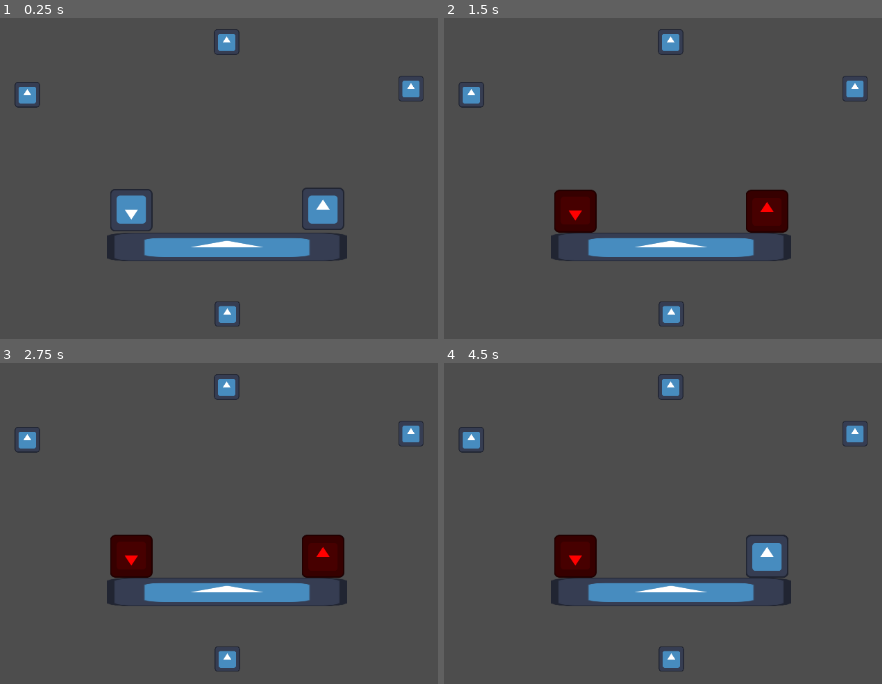
Above: before the commit, frames 1-4 (two rows, left to right).
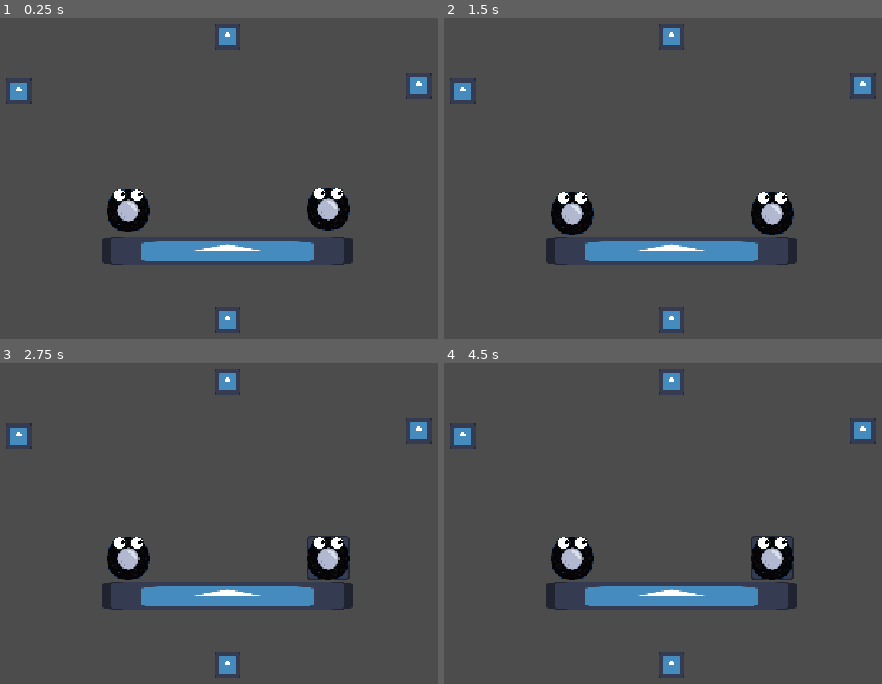
Above: after the commit, the same moments.

Repository: WellHiIGuess/Fight-Game
Game: Godot game, scene res://test.tscn
The game is run twice, just before and just after one commit, with the same random seed, the same clock (stepped at 60 frames per second) and the same inputs. The engine's default icon, where the game draws it, is replaced by a stand-in: a white triangle on a blue panel in a dark square.
Inputs:
- Up to frame 1 (0.25 s): no input
- Up to frame 2 (1.5 s): tap Enter at 1.25 s
- Up to frame 3 (2.75 s): tap Space at 2 s
- Up to frame 4 (4.5 s): tap Enter at 3.5 s; tap Space at 4.25 s

The runs differ from the first frame. In frame 1, 5.4% of the frame differs, in the area x 1-99%, y 1-99%; in frame 2, 5.7%; in frame 3, 5.8%; in frame 4, 5.6%.

Commit message:
I might have to roll back this one :/

Diff:
--- a/HitArea.gd
+++ b/HitArea.gd
@@ -16,7 +16,7 @@
 func _process(delta):
 	if player.dashing && body_in_area != null && player.time_mult == 1.0:
 		body_in_area.hit_velocity += FORCE * player.get_distance(player, body_in_area).normalized()
-		player.hit_velocity = (FORCE / 2.0) * -player.get_distance(player, body_in_area).normalized()
+		player.hit_velocity = (FORCE / 1.5) * -player.get_distance(player, body_in_area).normalized()
 		player.dashing = false
 		body_in_area.dash_stun = body_in_area.DASH_STUN
 		body_in_area.hit_reversed = false
--- a/PlayerBody.gd
+++ b/PlayerBody.gd
@@ -1,10 +1,10 @@
 extends Player
 
 
-var SPEED = 500.0
-var INIT_DASH_SPEED = 2000.0
-var DASH_SPEED = 2000.0
-var JUMP_VELOCITY = -600.0
+var SPEED = 1500.0
+var INIT_DASH_SPEED = 3000.0
+var DASH_SPEED = 3000.0
+var JUMP_VELOCITY = -800.0
 const WALL_JUMP_VELOCITY = 50000.0
 const TRIPLE_JUMP_VELOCITY = -400.0
 const DASH_TIME = 0.5
@@ -14,7 +14,7 @@
 const JUMP_BUFFER = 0.2
 var jump_buffer = 0.0
 
-const COYOTE_TIME = 0.2
+const COYOTE_TIME = 0.13
 var can_coyote = true
 var coyote_time = 0.0
 
@@ -25,7 +25,7 @@
 const PARRY_FORCE = 1400.0
 const PARRY_COOLDOWN = 1.0
 
-const TIME_STOP_BUFFER = 1.0
+const TIME_STOP_BUFFER = 2.5
 const SLOWED_TIME_MULT = 0.25
 const TIME_STOP_COOLDOWN = 5.0
 
@@ -106,7 +106,7 @@
 		Perk.BiggerHitArea:
 			hit_area.scale *= 1.5
 		Perk.HarderDash:
-			hit_area.FORCE *= 1.25
+			hit_area.FORCE *= 1.5
 		Perk.SquareCollider:
 			var rect = RectangleShape2D.new()
 			rect.extents = Vector2(64, 64)
@@ -135,20 +135,21 @@
 	dash_stun = 0.0
 	dash_buffered = false
 	hit_velocity = Vector2.ZERO
+	sprite.rotation = 0
 
 func _process(delta):
-	if can_dash:
-		sprite.modulate.r = 1.0
-		sprite.modulate.g = 0.0
-		sprite.modulate.b = 0.0
-	elif second_dash:
-		sprite.modulate.r = 0.0
-		sprite.modulate.g = 1.0
-		sprite.modulate.b = 0.0
-	else:
-		sprite.modulate.r = 1.0
-		sprite.modulate.g = 1.0
-		sprite.modulate.b = 1.0
+	# if can_dash:
+	# 	sprite.modulate.r = 1.0
+	# 	sprite.modulate.g = 0.0
+	# 	sprite.modulate.b = 0.0
+	# elif second_dash:
+	# 	sprite.modulate.r = 0.0
+	# 	sprite.modulate.g = 1.0
+	# 	sprite.modulate.b = 0.0
+	# else:
+	# 	sprite.modulate.r = 1.0
+	# 	sprite.modulate.g = 1.0
+	# 	sprite.modulate.b = 1.0
 
 	# PARRY
 	if parry_buffer > 0.0:
@@ -223,7 +224,7 @@
 
 func _physics_process(delta):
 	# Add the gravity.
-	if not is_on_floor():
+	if not is_on_floor() && !(is_on_ceiling() && hit_velocity.y < 0):
 		velocity.y += gravity * delta
 
 	# Get the input direction and handle the movement/deceleration.
@@ -368,4 +369,7 @@
 		hit_velocity.y *= -1
 		hit_reversed = true
 
+	if is_on_ceiling() && hit_velocity.y < 0:
+		hit_velocity.y = 0
+
 	position += hit_velocity * delta * time_mult
--- a/StunShotArea.gd
+++ b/StunShotArea.gd
@@ -1,7 +1,7 @@
 class_name StunShotArea
 extends HitArea
 
-const STUN_SHOT_SPEED = 400.0
+const STUN_SHOT_SPEED = 1400.0
 const LIFE_TIME = 5.0
 
 var direction = Vector2.ZERO
--- a/player.tscn
+++ b/player.tscn
@@ -1,7 +1,9 @@
-[gd_scene load_steps=6 format=3 uid="uid://wa3jj7dmxfhq"]
+[gd_scene load_steps=8 format=3 uid="uid://wa3jj7dmxfhq"]
 
 [ext_resource type="Texture2D" uid="uid://b74ynluxn0x3l" path="res://icon.svg" id="1_4ajqq"]
 [ext_resource type="Script" uid="uid://btjvxkmbbtn25" path="res://PlayerBody.gd" id="2_u6w33"]
+[ext_resource type="Script" uid="uid://bkqsvnostqvux" path="res://sprite.gd" id="3_hqtel"]
+[ext_resource type="Texture2D" uid="uid://bve6e86ywgi5p" path="res://Wheel.png" id="3_sweqy"]
 [ext_resource type="Script" uid="uid://dhaar87xe76ff" path="res://HitArea.gd" id="4_v5jwa"]
 
 [sub_resource type="CircleShape2D" id="CircleShape2D_jrlxq"]
@@ -42,9 +44,12 @@
 copies = NodePath("../Copies")
 hit_area = NodePath("HitArea")
 
-[node name="Sprite2D" type="Sprite2D" parent="CharacterBody2D"]
-modulate = Color(1, 0, 0, 1)
-texture = ExtResource("1_4ajqq")
+[node name="Sprite2D" type="Sprite2D" parent="CharacterBody2D" node_paths=PackedStringArray("player")]
+texture_filter = 1
+scale = Vector2(2, 2)
+texture = ExtResource("3_sweqy")
+script = ExtResource("3_hqtel")
+player = NodePath("..")
 
 [node name="CollisionShape2D" type="CollisionShape2D" parent="CharacterBody2D"]
 shape = SubResource("CircleShape2D_jrlxq")
@@ -52,7 +57,7 @@
 [node name="HitArea" type="Area2D" parent="CharacterBody2D" node_paths=PackedStringArray("player")]
 script = ExtResource("4_v5jwa")
 player = NodePath("..")
-FORCE = 700.0
+FORCE = 1000.0
 
 [node name="CollisionShape2D" type="CollisionShape2D" parent="CharacterBody2D/HitArea"]
 shape = SubResource("CircleShape2D_dqmrv")
--- a/project.godot
+++ b/project.godot
@@ -18,7 +18,7 @@
 [display]
 
 window/size/mode=3
-window/stretch/mode="viewport"
+window/stretch/mode="canvas_items"
 
 [input]
 
@@ -134,9 +134,11 @@
 
 [physics]
 
+common/physics_ticks_per_second=200
 2d/default_gravity=1100.0
 
 [rendering]
 
-renderer/rendering_method="gl_compatibility"
-renderer/rendering_method.mobile="gl_compatibility"
+textures/canvas_textures/default_texture_filter=0
+viewport/hdr_2d=true
+2d/snap/snap_2d_transforms_to_pixel=true
--- a/sprite.gd
+++ b/sprite.gd
@@ -1,7 +1,18 @@
 extends Sprite2D
 
+const ROTATION_SPEED = 15.0
+const DASH_ROTATION_SPEED = 60.0
 
-func _process(delta):
+@export var player: Player
 
+const step = deg_to_rad(7.5)
 
-    pass
+func _physics_process(delta):
+	if !player.dashing:
+		rotate(player.direction.x * ROTATION_SPEED * delta)
+	else:
+		rotate(player.direction.x * DASH_ROTATION_SPEED * delta)
+
+	rotation = round(rotation / step) * step
+
+	pass
--- a/test.tscn
+++ b/test.tscn
@@ -30,23 +30,26 @@
 [node name="Node2D" type="Node2D"]
 
 [node name="Camera2D" type="Camera2D" parent="." node_paths=PackedStringArray("rect")]
-zoom = Vector2(0.48, 0.48)
+texture_filter = 1
+zoom = Vector2(0.5, 0.5)
 script = ExtResource("1_g14j6")
 rect = NodePath("CanvasLayer/ColorRect")
 
 [node name="CanvasLayer" type="CanvasLayer" parent="Camera2D"]
 
 [node name="ColorRect" type="ColorRect" parent="Camera2D/CanvasLayer"]
+texture_filter = 1
 material = SubResource("ShaderMaterial_g14j6")
 offset_left = -1296.0
 offset_top = -757.0
 offset_right = 1325.0
 offset_bottom = 858.0
+metadata/_edit_use_anchors_ = true
 
 [node name="StunShotParent" type="Area2D" parent="."]
 visible = false
 script = ExtResource("3_ehkex")
-FORCE = 400.0
+FORCE = 800.0
 
 [node name="CollisionShape2D" type="CollisionShape2D" parent="StunShotParent"]
 shape = SubResource("CircleShape2D_00tp4")
@@ -65,11 +68,8 @@
 stun_shot_parent = NodePath("../../StunShotParent")
 camera = NodePath("../../Camera2D")
 other_player = NodePath("../../Player2/CharacterBody2D")
-special = 5
+special = 4
 player_num = "2"
-
-[node name="Sprite2D" parent="Player/CharacterBody2D" index="0"]
-rotation = 3.14159
 
 [node name="Player2" parent="." instance=ExtResource("1_m58qc")]
 position = Vector2(288, -4)
@@ -80,7 +80,7 @@
 stun_shot_parent = NodePath("../../StunShotParent")
 camera = NodePath("../../Camera2D")
 other_player = NodePath("../../Player/CharacterBody2D")
-special = 4
+special = 3
 player_num = "1"
 
 [node name="CollisionShape2D" parent="Player2/CharacterBody2D" index="1"]
Binary file added: Wheel.aseprite
Binary file added: Wheel.png
Not shown, added: Wheel.png.import
